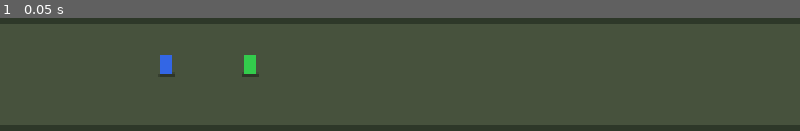
Above: before the commit, frame 1.
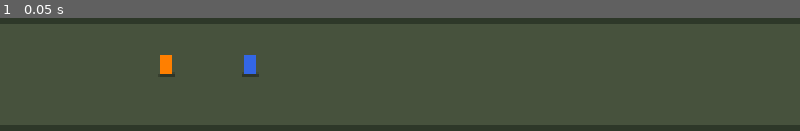
Above: after the commit, the same moment.

Repository: ironmoose/deathblood-lazer
Game: Godot game, scene res://scenes/main.tscn
Same seed, same stepped clock (60 frames per second), same inputs: the game is played once before the commit and once after it.
Inputs:
- Up to frame 1 (0.05 s): no input

The runs differ from the first frame. In frame 1, 0.5% of the frame differs, in the area x 20-32%, y 32-50%.

Commit message:
Update placeholder colors: P1 orange (dad), P2 blue (Wiley)

Diff:
--- a/scripts/player/player.gd
+++ b/scripts/player/player.gd
@@ -68,12 +68,12 @@
 
 ## Build coloured placeholder textures so the game is playable without art.
 func _setup_placeholder_visuals() -> void:
-	# Body colour: P1 = blue, P2 = green.
+	# Body colour: P1 = orange (dad), P2 = blue (Wiley).
 	var body_color: Color
 	if player_id == 1:
+		body_color = Color(1.0, 0.5, 0.0, 1.0)  # orange
+	else:
 		body_color = Color(0.2, 0.4, 0.9, 1.0)  # blue
-	else:
-		body_color = Color(0.2, 0.8, 0.3, 1.0)  # green
 
 	# Create body texture.
 	var body_image := Image.create(BODY_WIDTH, BODY_HEIGHT, false, Image.FORMAT_RGBA8)
